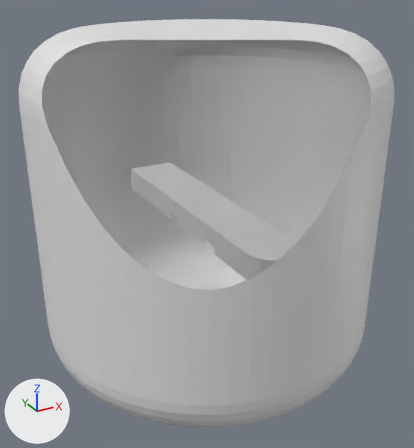
One commit to the FBX model Assets/03. Models/First Track.fbx: the scene before it, then after it.
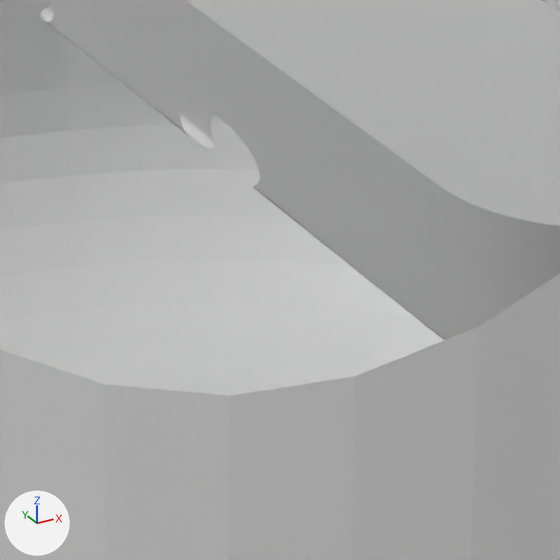
Each version appears first from a 50 mm camera at (-0.0446, 0.6046, 0.1397) aimed at (-0.0003, 0.6853, 0.0993), and next in a close-up on the part from 41% to 65% of the width and 49% to 71% of the height. The axes (+X, +Y, +Z) are drawn at lower left. The lights are the same throughout. Everything nearer to the camera than a plane just in front of the edit is cut away. Where no turn or scale is listed for an object, it has been applied to the vertices.

Objects in the first close-up: 'Cylinder.001', 'Minigolf Area'.
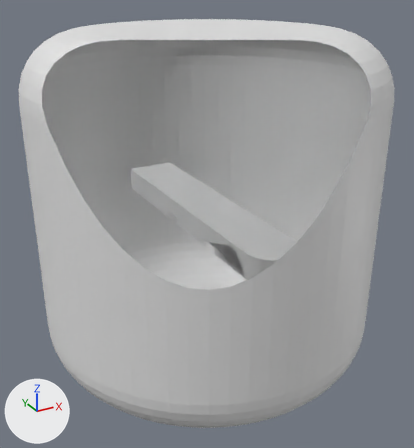
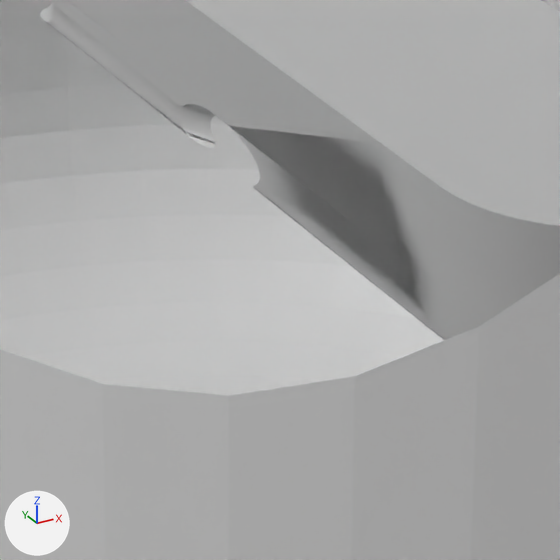
Diff of the bpy script that builds the scene:
```diff
--- a/Assets/03. Models/First Track.fbx.py
+++ b/Assets/03. Models/First Track.fbx.py
@@ me_plane_001 @@
 # used by ob_minigolf_area; location = (0.0, 0.68593, 0.103); scale = (-0.000287, -0.000287, -0.000287)
-me_plane_001.from_pydata(...)  # 2958 vertices, 2136 faces; spans x -15.0..15.0, y -84.0..84.0, z 0.0..15.0
+me_plane_001.from_pydata(...)  # 3135 vertices, 2360 faces; spans x -15.0..15.0, y -84.0..84.0, z 0.0..15.0
+# me_plane_001 part 1: 3 vertices moved within x -15.0..-3.0, y 35.0..83.0, z 11.0..15.0; 63 vertices removed from x -15.0..15.0, y -20.0..83.0, z 10.0..15.0; 241 vertices added at x -14.0..14.0, y -82.0..42.0, z 10.0..14.0
```

Where the change shows, as pixel boxes (x1, y1, x2, y2) in the close-ups (560 x 560 px):
part 1 of me_plane_001, built on: before (40, 0, 381, 284)
